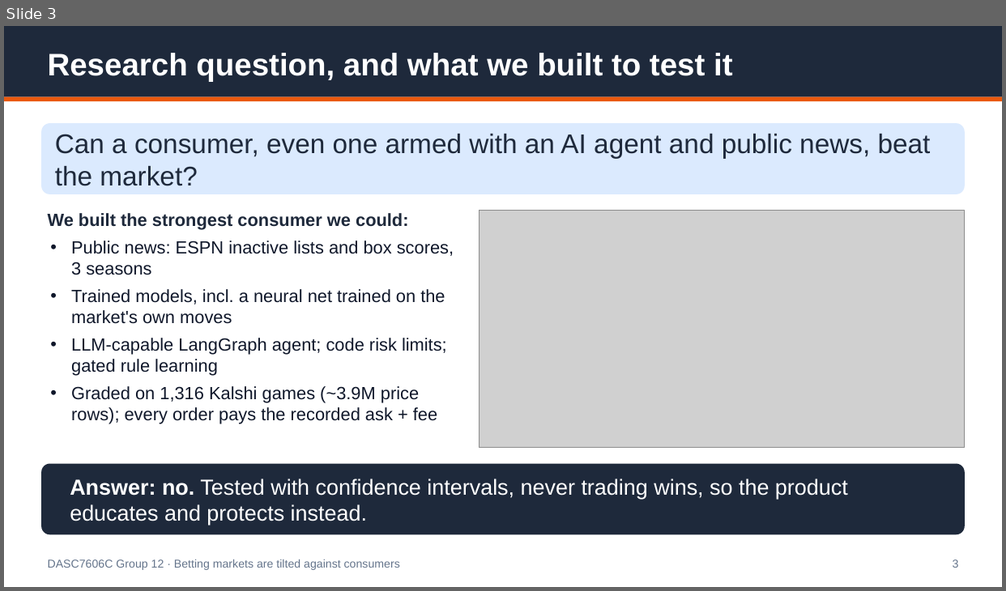
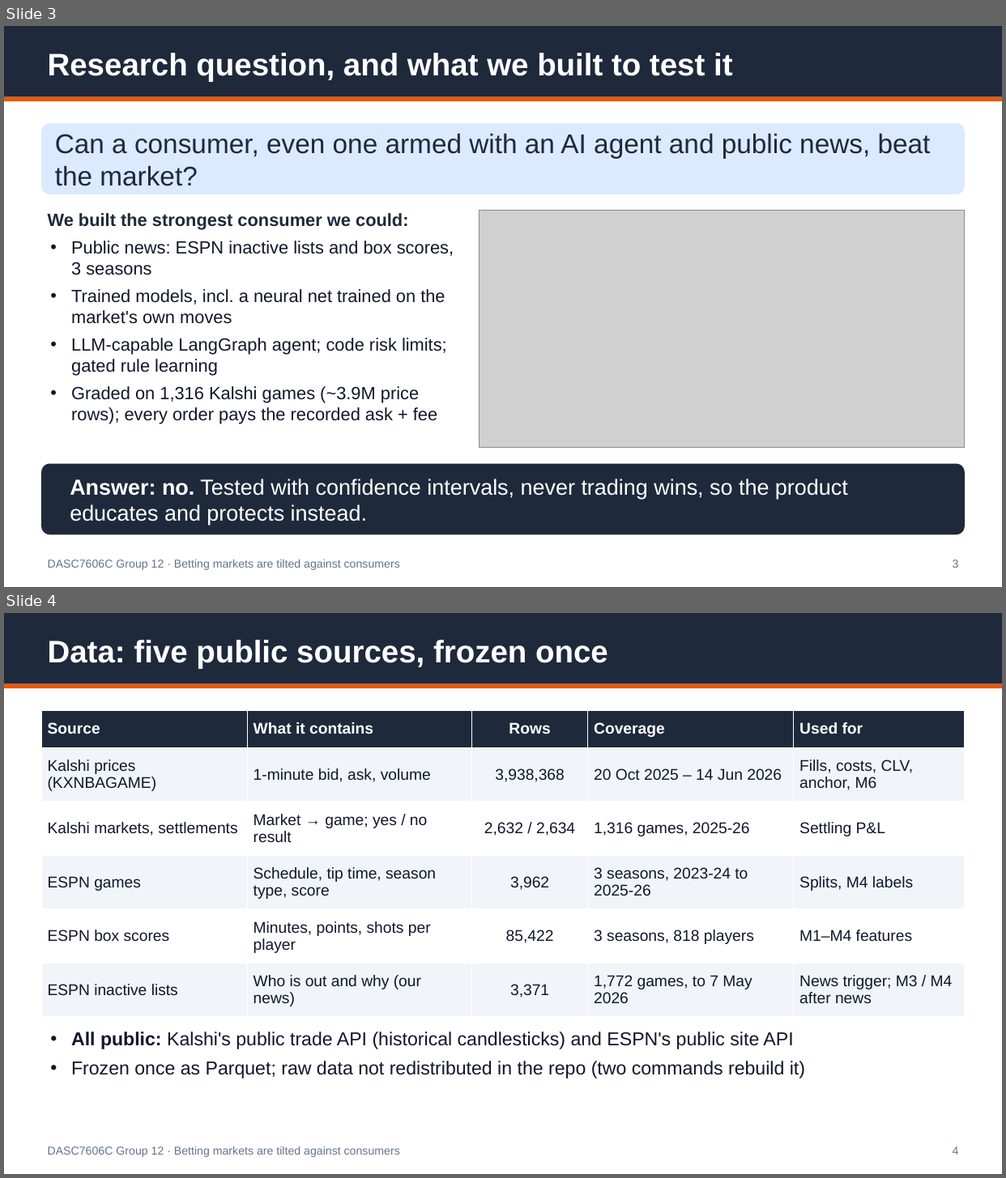
Before and after one commit to Michaelyzr/nba-agent, a slide deck: presentation/nba_agent_deck.pptx. Shown one above the other, each under a label of ours: slide 3 before the commit, slides 3 and 4 after it. The pictures are 1006x591 and 1006x1178 pixels, drawn with LibreOffice and Linux fonts; fonts in the diff are those of the drawing; grey boxes stand for pictures. Boxes give left, top, right and bottom in pixels: in the first picture for what was removed or moved away, otherwise in the second. Text is boxed around its words. In the diff, an @@ line names an element or a change of style, - is before the commit and + after.

```diff
--- a/presentation/nba_agent_deck.pptx
+++ b/presentation/nba_agent_deck.pptx
@@ slide 4 added at box(4, 613, 1002, 1174), background #FFFFFF @@
@@ rectangle added at box(4, 613, 1002, 684), fill #1E293B @@
@@ text added at box(48, 640, 608, 668), 30 pt, text #FFFFFF, bold @@
+Data: five public sources, frozen once
@@ rectangle added at box(4, 684, 1002, 688), fill #EA580C @@
@@ table added at box(41, 710, 965, 1017), 6 rows, 5 columns @@
+Source | What it contains | Rows | Coverage | Used for
+Kalshi prices (KXNBAGAME) | 1-minute bid, ask, volume | 3,938,368 | 20 Oct 2025 – 14 Jun 2026 | Fills, costs, CLV, anchor, M6
+Kalshi markets, settlements | Market → game; yes / no result | 2,632 / 2,634 | 1,316 games, 2025-26 | Settling P&L
+ESPN games | Schedule, tip time, season type, score | 3,962 | 3 seasons, 2023-24 to 2025-26 | Splits, M4 labels
+ESPN box scores | Minutes, points, shots per player | 85,422 | 3 seasons, 818 players | M1–M4 features
+ESPN inactive lists | Who is out and why (our news) | 3,371 | 1,772 games, to 7 May 2026 | News trigger; M3 / M4 after news
@@ text added at box(71, 1032, 805, 1079), 18 pt, text #0F172A @@
+• All public: Kalshi's public trade API (historical candlesticks) and ESPN's public site API
+• Frozen once as Parquet; raw data not redistributed in the repo (two commands rebuild it)
@@ text added at box(48, 1147, 400, 1157), 11 pt, text #64748B @@
+DASC7606C Group 12 · Betting markets are tilted against consumers
@@ text added at box(953, 1147, 959, 1155), 11 pt, text #64748B @@
+4
```
Also in this commit, not shown: 12 slides changed, 1 other slide added, 6 other files.
